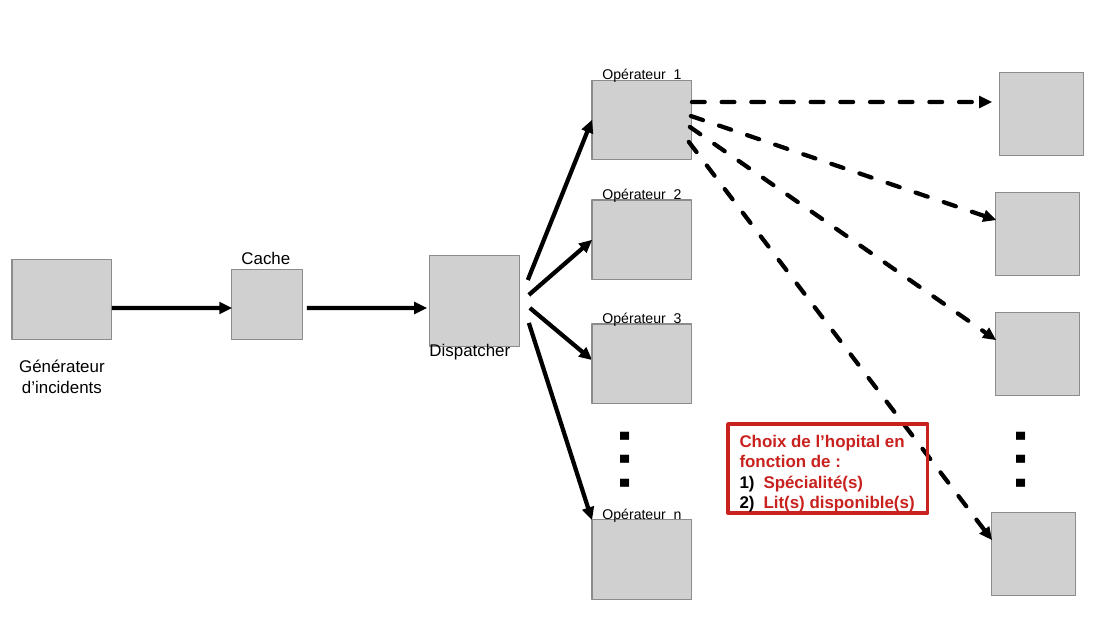
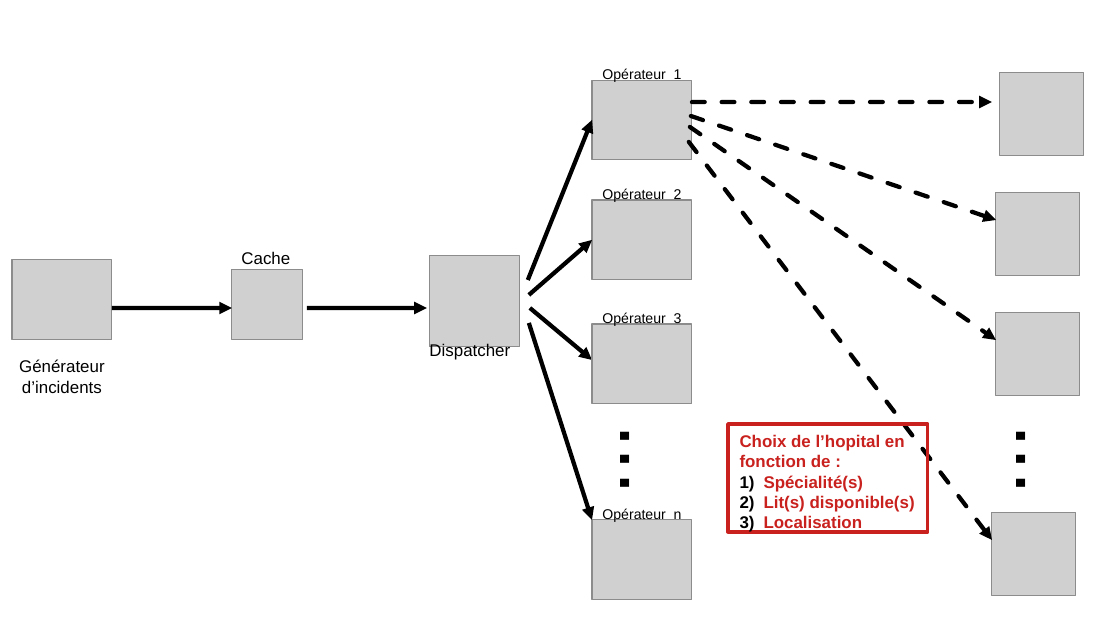
Before and after one commit to gattardm/P11, a slide deck: slide 20 of Sources/doc/diagrammes.odp. Drawn at 1120x630 pixels with LibreOffice and Linux fonts; fonts in the diff are those of the drawing; grey boxes stand for pictures. Boxes give left, top, right and bottom in pixels: in the first picture for what was removed or moved away, otherwise in the second. Text is boxed around its words. In the diff, an @@ line names an element or a change of style, - is before the commit and + after.

```diff
--- a/Sources/doc/diagrammes.odp
+++ b/Sources/doc/diagrammes.odp
@@ rectangle "Choix de l’hopital en fonction ...": place and size @@
-rectangle "Choix de l’hopital en fonction ..." at (729, 424, 929, 513)
+rectangle "Choix de l’hopital en fonction ..." at (729, 424, 929, 532)
@@ text in rectangle at (764, 515, 863, 532): paragraph added @@
+3) Localisation
```
Also in this commit, not shown: 2 other slides changed, 36 other files.
